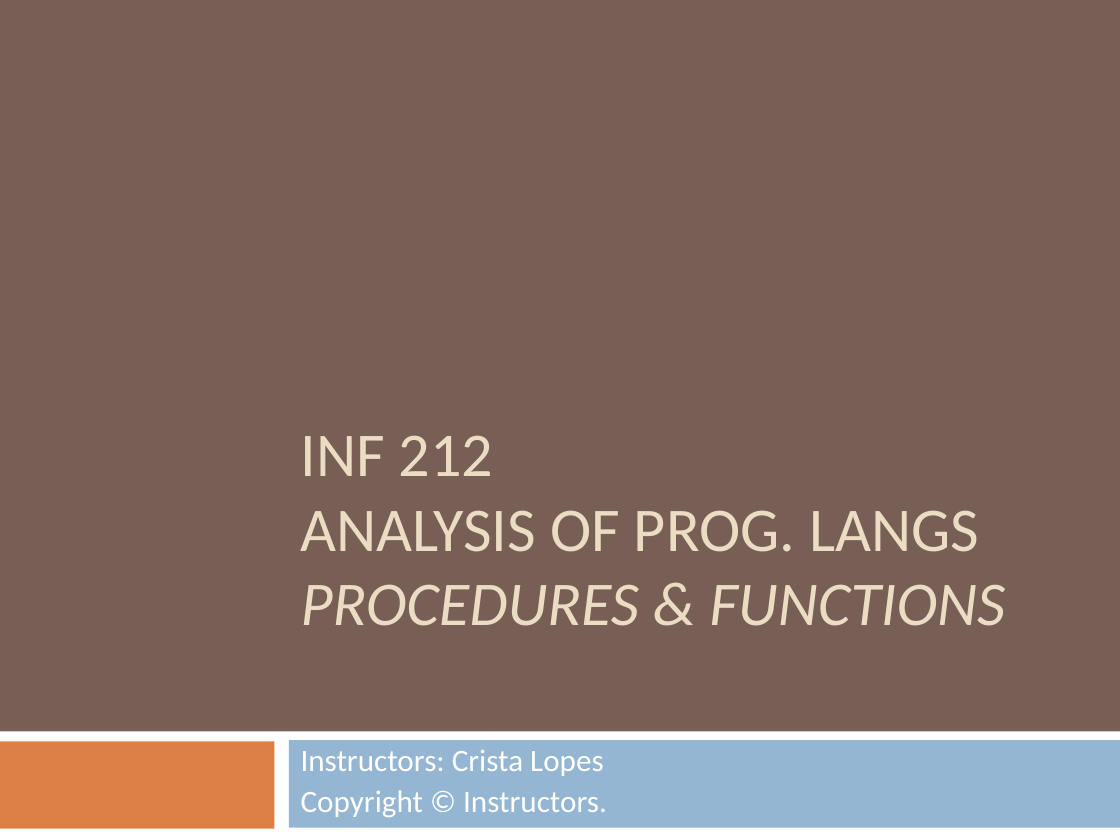
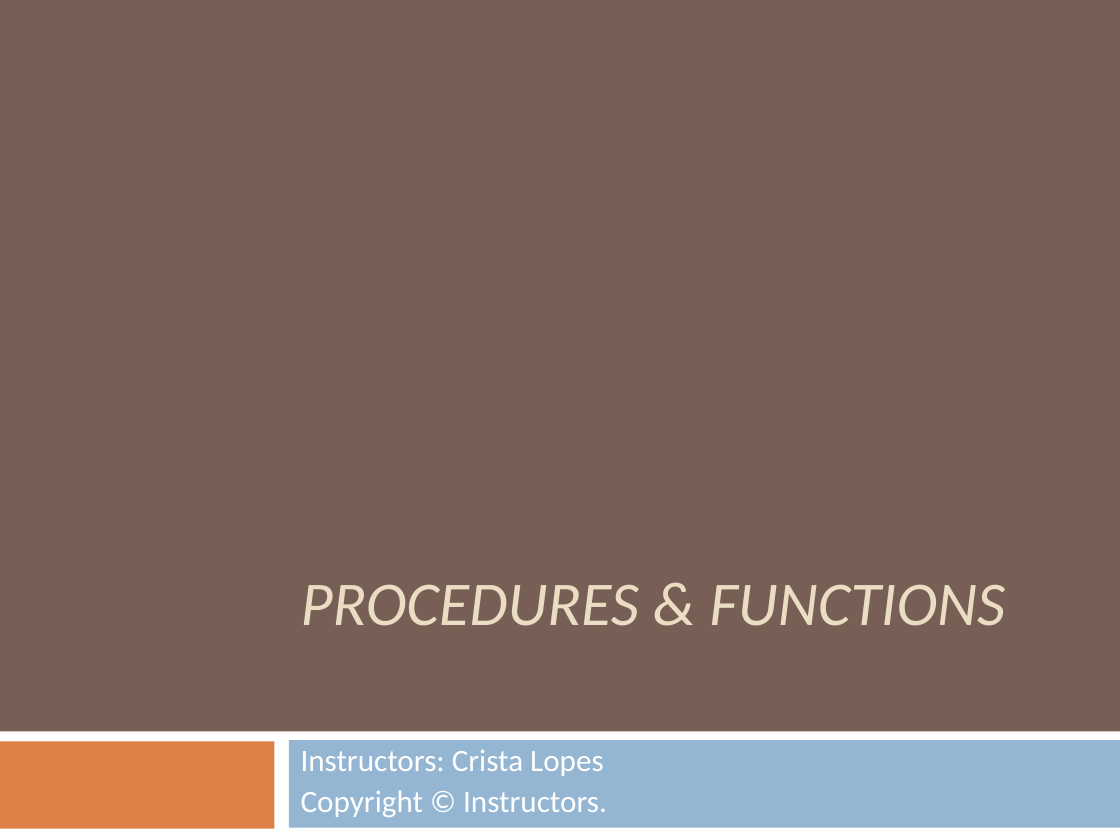
Before and after one commit to crista/EPS-slides, a slide deck: slide 1 of EPS-Funks.ppt. Drawn at 1120x840 pixels with LibreOffice and Linux fonts; fonts in the diff are those of the drawing. Boxes give left, top, right and bottom in pixels: in the first picture for what was removed or moved away, otherwise in the second. Text is boxed around its words. In the diff, an @@ line names an element or a change of style, - is before the commit and + after.

```diff
--- a/EPS-Funks.ppt
+++ b/EPS-Funks.ppt
@@ title at <box>301,584,1005,626</box>: text changed; italic on @@
-INF 212
-ANALYSIS OF PROG. LANGS
-PROCEDURES & FUNCTIONS
+PROCEDURES & FUNCTIONS
```
Also in this commit, not shown: 5 other files.
